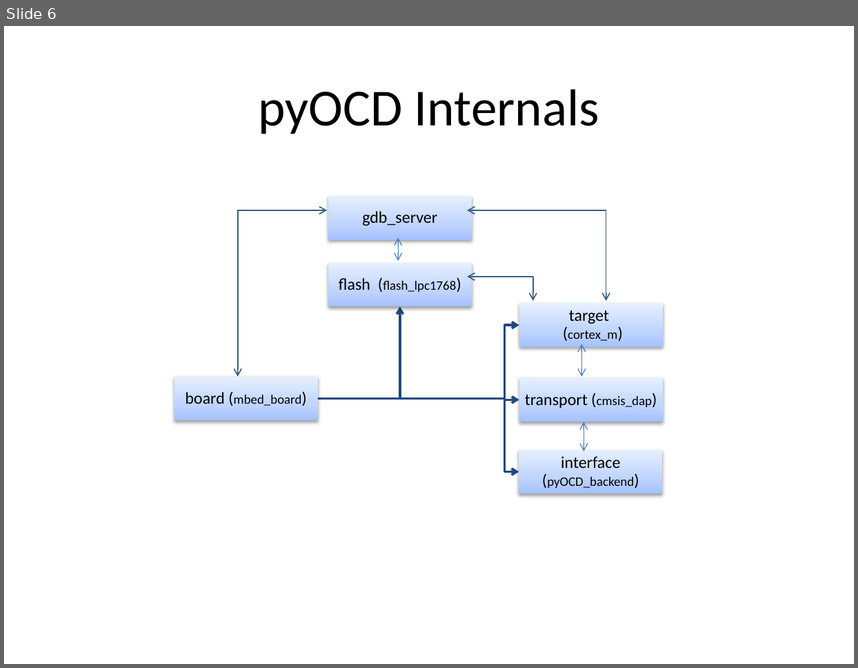
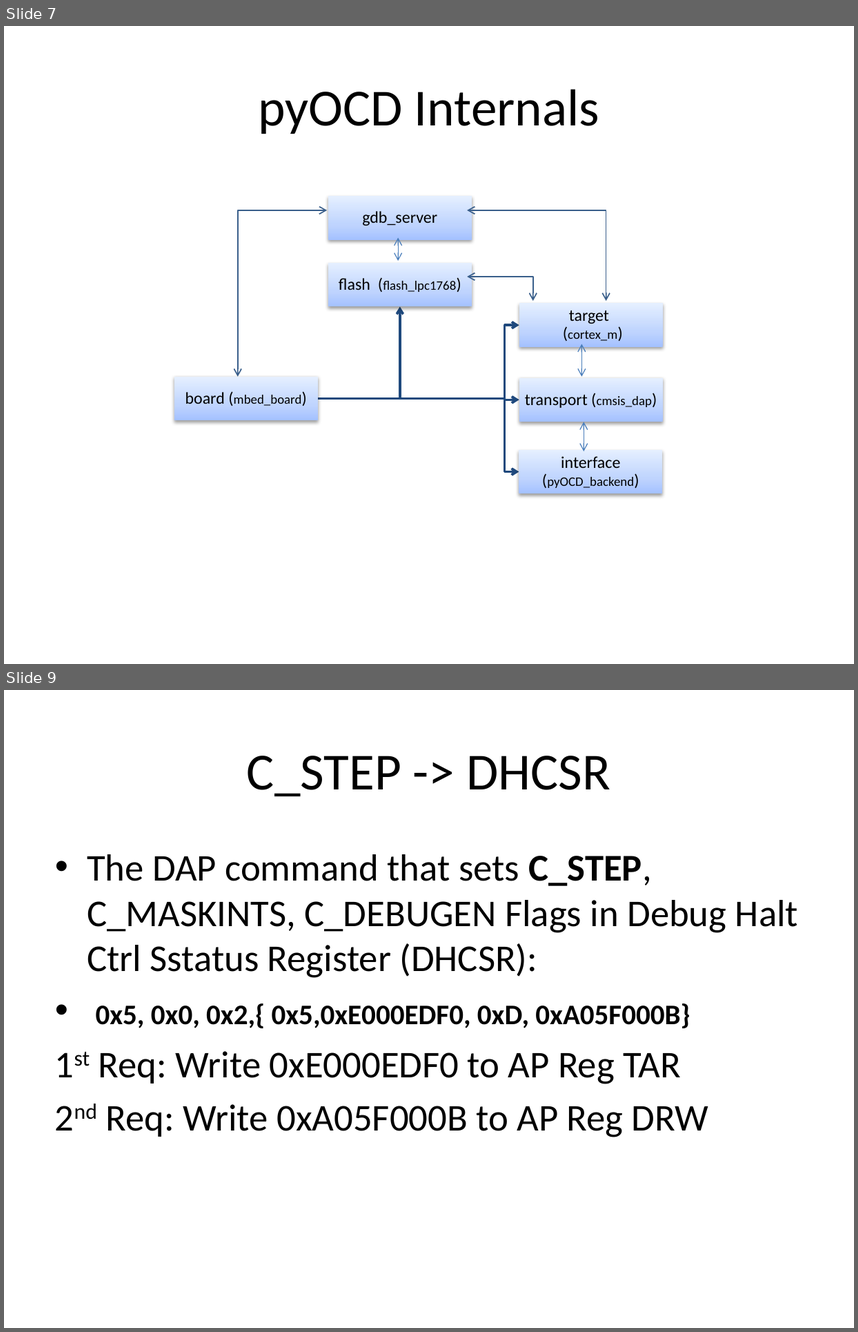
Before and after one commit to kripa15/EmbFW_HW, a slide deck: ThesisReport/StepCommand_ReportPresentation.pptx. Shown one above the other, each under a label of ours: slide 6 before the commit, slides 7 and 9 after it; the slides between them are not shown. The pictures are 858x668 and 858x1332 pixels, drawn with LibreOffice and Linux fonts; fonts in the diff are those of the drawing. Boxes give left, top, right and bottom in pixels: in the first picture for what was removed or moved away, otherwise in the second. Text is boxed around its words. In the diff, an @@ line names an element or a change of style, - is before the commit and + after.

```diff
--- a/ThesisReport/StepCommand_ReportPresentation.pptx
+++ b/ThesisReport/StepCommand_ReportPresentation.pptx
@@ slide 9 added at [4,690,854,1328], background #FFFFFF @@
@@ title added at [247,756,611,796], 44 pt, text #000000 @@
+C_STEP -> DHCSR
@@ text added at [87,854,798,1137], 32 pt, text #000000 @@
+• The DAP command that sets C_STEP, C_MASKINTS, C_DEBUGEN Flags in Debug Halt Ctrl Sstatus Register (DHCSR):
+• 0x5, 0x0, 0x2,{ 0x5,0xE000EDF0, 0xD, 0xA05F000B}
+1st Req: Write 0xE000EDF0 to AP Reg TAR
+2nd Req: Write 0xA05F000B to AP Reg DRW
@@ what was slide 6 is now slide 7 @@
```
Also in this commit, not shown: 1 slide changed, 2 other slides added.
